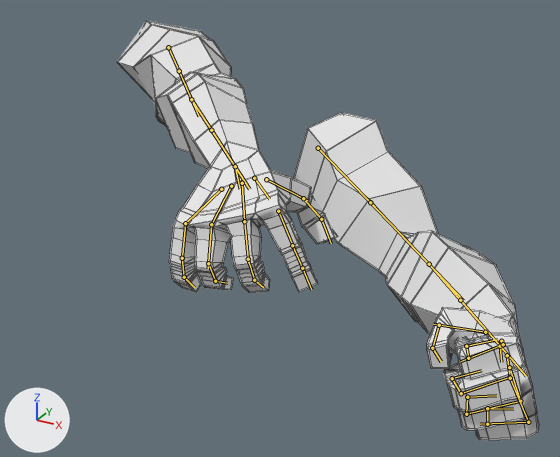
The FBX model Assets/GhostPuncher/Models/arms_throw.fbx as it was, and as the next commit left it.
Both versions are drawn from a 50 mm lens placed at (0.664, -1.112, 0.193), pointed at (0.173, -0.219, -0.253). Lighting does not change. The marker at lower left points along +X, +Y and +Z. The first picture is the older version. Both versions are drawn at frame 9 of the action 'Scene'; the numbers are the values there. The bones that change, and the others that lie on the model, are drawn over the model as lines. Mesh edges are drawn as thin lines.

Objects in the first picture: 'NEW ARM'.
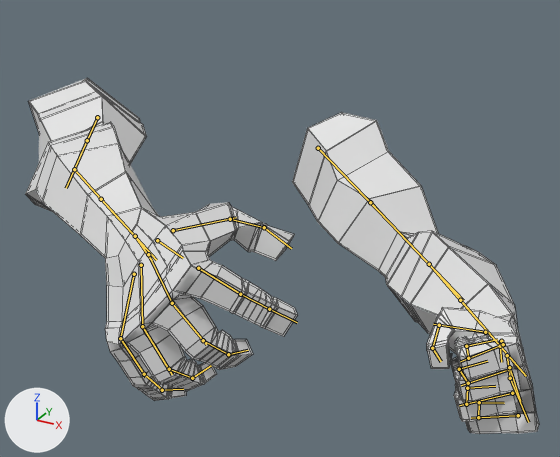
What the commit changed:
Bone 'DEF-upper_arm.R' (bone_def_upper_arm_r) moves from (0.105, 0.023, -0.116) to (0.082, -0.04, 0.156).
Bone 'DEF-upper_arm.R' (bone_def_upper_arm_r) turns from (121, -38, 22) to (132, -13, 6) degrees about its own x, y and z.
Bone 'DEF-upper_arm.R.001' (bone_def_upper_arm_r_001) turns from (0, -42, 0) to (0, -10, 0) degrees about its own x, y and z.
Bone 'DEF-forearm.R' (bone_def_forearm_r) turns from (-71, -68, 74) to (-6, -17, 18) degrees about its own x, y and z.

What differs and where, as boxes [x1, y1, x2, y2] in the pictures (560 x 457 px):
'NEW ARM', posed (22% wider, 15% shorter)
    before: [117, 20, 539, 440]
    after: [25, 78, 539, 434]
bone 'DEF-upper_arm.R', root to tip
    before: (168, 47) to (185, 85)
    after: (97, 117) to (80, 155)
bone 'DEF-upper_arm.R.001', root to tip
    before: (179, 71) to (199, 116)
    after: (87, 140) to (66, 188)
bone 'DEF-forearm.R', root to tip
    before: (191, 99) to (223, 148)
    after: (74, 169) to (118, 218)
